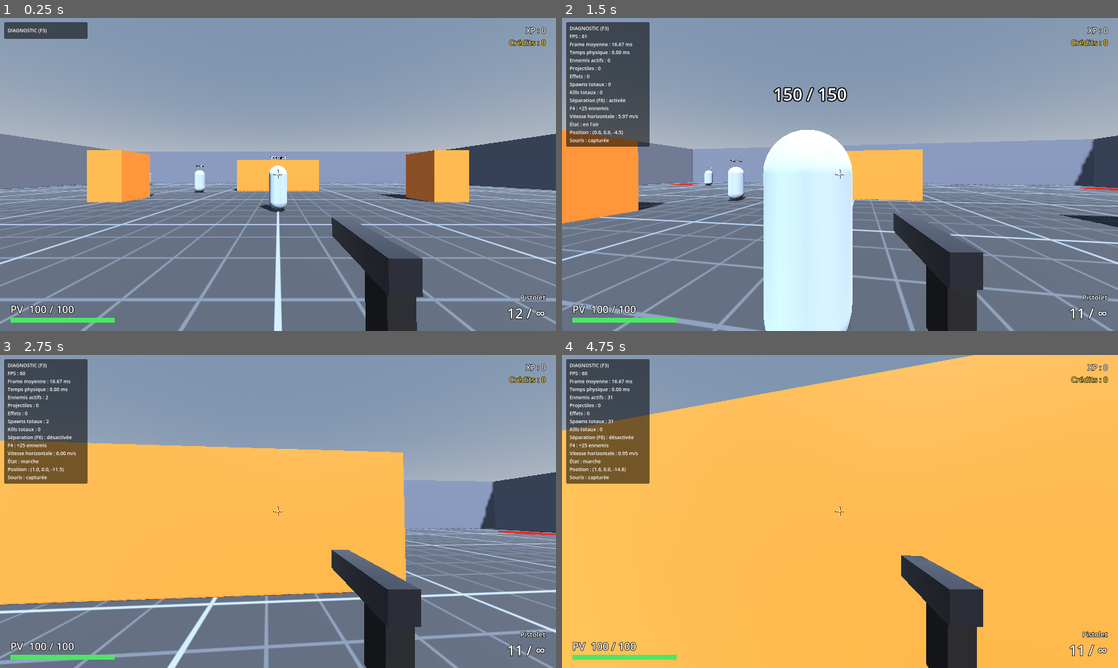
Above: before the commit, frames 1-4 (two rows, left to right).
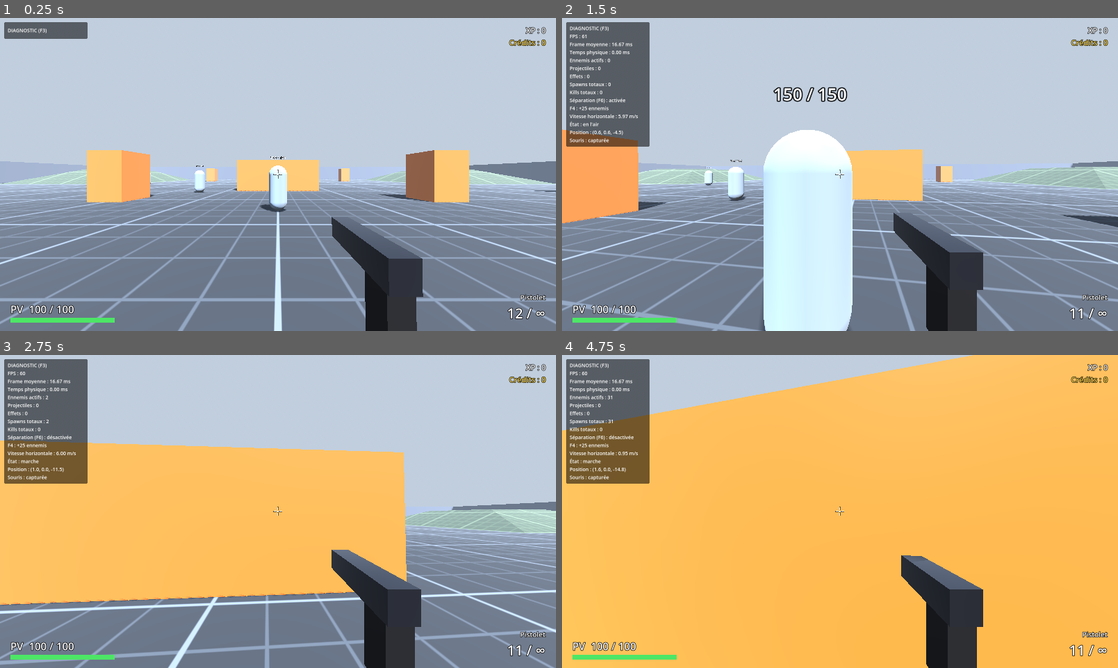
Above: after the commit, the same moments.

Repository: haleus11/fps-survivor-prototype
Game: Godot game, scene res://game/game.tscn
Two runs of this game, one before a commit and one after it. Both use one fixed random seed, a clock stepped at 60 frames per second and the inputs below.
Inputs (mouse positions are in pixels of both pictures, inside the frame that each line leads up to):
- Up to frame 1 (0.25 s): no input
- Up to frame 2 (1.5 s): move the mouse to (867, 174) at 0.52 s; press the mouse at (867, 174) at 0.53 s; hold W (move_forward) from 0.53 s (still down); tap Space (jump) at 0.77 s; move the mouse to (812, 174) at 1.27 s; release the mouse at (812, 174) at 1.28 s; tap Shift (sprint) at 1.35 s
- Up to frame 3 (2.75 s): keep holding W (move_forward); tap Space (jump) at 1.52 s; move the mouse to (289, 505) at 2.02 s; hold F6 (toggle_separation) from 2.03 s (still down)
- Up to frame 4 (4.75 s): keep holding W (move_forward); move the mouse to (834, 517) at 2.77 s; release F6 (toggle_separation) at 2.78 s; tap 1 (weapon_1) at 2.85 s; tap Space (jump) at 3.02, 3.77, 4.52 s; move the mouse to (878, 514) at 3.52 s; hold 2 (weapon_2) 3.53-4.28 s; tap F4 (debug_spawn_burst) at 4.15 s; move the mouse to (795, 508) at 4.27 s; tap 3 (weapon_3) at 4.35 s

The runs differ from the first frame. In frame 1, 57% of the frame differs, in the area x 0-100%, y 0-63%; in frame 2, 50%; in frame 3, 36%; in frame 4, 7.5%.

Commit message:
Jalon 3 : arène agrandie avec relief, ennemis ralentis

Diff:
--- a/arena/arena.tscn
+++ b/arena/arena.tscn
@@ -1,8 +1,10 @@
-[gd_scene load_steps=22 format=3]
+[gd_scene load_steps=24 format=3]
 
 [ext_resource type="Shader" path="res://arena/grid_floor.gdshader" id="1_grid"]
+[ext_resource type="Script" path="res://arena/slope_block.gd" id="2_slope"]
 
 [sub_resource type="ProceduralSkyMaterial" id="SkyMat"]
+
 
 [sub_resource type="Sky" id="Sky"]
 sky_material = SubResource("SkyMat")
@@ -11,6 +13,9 @@
 background_mode = 2
 sky = SubResource("Sky")
 tonemap_mode = 2
+fog_enabled = true
+fog_light_color = Color(0.62, 0.68, 0.76, 1)
+fog_density = 0.004
 
 [sub_resource type="StandardMaterial3D" id="Mat_wall"]
 albedo_color = Color(0.36, 0.39, 0.46, 1)
@@ -28,12 +33,19 @@
 render_priority = 0
 shader = ExtResource("1_grid")
 
+[sub_resource type="ShaderMaterial" id="Mat_relief"]
+render_priority = 0
+shader = ExtResource("1_grid")
+shader_parameter/base_color = Color(0.25, 0.30, 0.24, 1)
+shader_parameter/line_color = Color(0.33, 0.39, 0.31, 1)
+shader_parameter/major_line_color = Color(0.45, 0.52, 0.42, 1)
+
 [sub_resource type="PlaneMesh" id="Mesh_floor"]
 material = SubResource("Mat_floor")
-size = Vector2(60, 60)
+size = Vector2(100, 100)
 
 [sub_resource type="BoxShape3D" id="Shape_floor"]
-size = Vector3(62, 1, 62)
+size = Vector3(102, 1, 102)
 
 [sub_resource type="CylinderMesh" id="Mesh_spawn_pad"]
 material = SubResource("Mat_spawn_pad")
@@ -44,18 +56,18 @@
 rings = 1
 
 [sub_resource type="BoxShape3D" id="Shape_wall_ns"]
-size = Vector3(62, 6, 1)
+size = Vector3(102, 4, 1)
 
 [sub_resource type="BoxMesh" id="Mesh_wall_ns"]
 material = SubResource("Mat_wall")
-size = Vector3(62, 6, 1)
+size = Vector3(102, 4, 1)
 
 [sub_resource type="BoxShape3D" id="Shape_wall_ew"]
-size = Vector3(1, 6, 62)
+size = Vector3(1, 4, 102)
 
 [sub_resource type="BoxMesh" id="Mesh_wall_ew"]
 material = SubResource("Mat_wall")
-size = Vector3(1, 6, 62)
+size = Vector3(1, 4, 102)
 
 [sub_resource type="BoxShape3D" id="Shape_pillar"]
 size = Vector3(2, 3, 2)
@@ -86,7 +98,7 @@
 [node name="Sun" type="DirectionalLight3D" parent="."]
 rotation = Vector3(-0.959931, 0.523599, 0)
 shadow_enabled = true
-directional_shadow_max_distance = 80.0
+directional_shadow_max_distance = 100.0
 
 [node name="Floor" type="StaticBody3D" parent="."]
 
@@ -100,7 +112,7 @@
 [node name="Walls" type="Node3D" parent="."]
 
 [node name="WallNorth" type="StaticBody3D" parent="Walls"]
-transform = Transform3D(1, 0, 0, 0, 1, 0, 0, 0, 1, 0, 3, -30.5)
+transform = Transform3D(1, 0, 0, 0, 1, 0, 0, 0, 1, 0, 2, -50.5)
 
 [node name="Collision" type="CollisionShape3D" parent="Walls/WallNorth"]
 shape = SubResource("Shape_wall_ns")
@@ -109,7 +121,7 @@
 mesh = SubResource("Mesh_wall_ns")
 
 [node name="WallSouth" type="StaticBody3D" parent="Walls"]
-transform = Transform3D(1, 0, 0, 0, 1, 0, 0, 0, 1, 0, 3, 30.5)
+transform = Transform3D(1, 0, 0, 0, 1, 0, 0, 0, 1, 0, 2, 50.5)
 
 [node name="Collision" type="CollisionShape3D" parent="Walls/WallSouth"]
 shape = SubResource("Shape_wall_ns")
@@ -118,7 +130,7 @@
 mesh = SubResource("Mesh_wall_ns")
 
 [node name="WallEast" type="StaticBody3D" parent="Walls"]
-transform = Transform3D(1, 0, 0, 0, 1, 0, 0, 0, 1, 30.5, 3, 0)
+transform = Transform3D(1, 0, 0, 0, 1, 0, 0, 0, 1, 50.5, 2, 0)
 
 [node name="Collision" type="CollisionShape3D" parent="Walls/WallEast"]
 shape = SubResource("Shape_wall_ew")
@@ -127,7 +139,7 @@
 mesh = SubResource("Mesh_wall_ew")
 
 [node name="WallWest" type="StaticBody3D" parent="Walls"]
-transform = Transform3D(1, 0, 0, 0, 1, 0, 0, 0, 1, -30.5, 3, 0)
+transform = Transform3D(1, 0, 0, 0, 1, 0, 0, 0, 1, -50.5, 2, 0)
 
 [node name="Collision" type="CollisionShape3D" parent="Walls/WallWest"]
 shape = SubResource("Shape_wall_ew")
@@ -209,10 +221,166 @@
 [node name="Mesh" type="MeshInstance3D" parent="Obstacles/BlockWest"]
 mesh = SubResource("Mesh_block")
 
+[node name="OuterPillar1" type="StaticBody3D" parent="Obstacles"]
+transform = Transform3D(1, 0, 0, 0, 1, 0, 0, 0, 1, 16, 1.5, -38)
+
+[node name="Collision" type="CollisionShape3D" parent="Obstacles/OuterPillar1"]
+shape = SubResource("Shape_pillar")
+
+[node name="Mesh" type="MeshInstance3D" parent="Obstacles/OuterPillar1"]
+mesh = SubResource("Mesh_pillar")
+
+[node name="OuterPillar2" type="StaticBody3D" parent="Obstacles"]
+transform = Transform3D(1, 0, 0, 0, 1, 0, 0, 0, 1, -16, 1.5, -38)
+
+[node name="Collision" type="CollisionShape3D" parent="Obstacles/OuterPillar2"]
+shape = SubResource("Shape_pillar")
+
+[node name="Mesh" type="MeshInstance3D" parent="Obstacles/OuterPillar2"]
+mesh = SubResource("Mesh_pillar")
+
+[node name="OuterPillar3" type="StaticBody3D" parent="Obstacles"]
+transform = Transform3D(1, 0, 0, 0, 1, 0, 0, 0, 1, 16, 1.5, 38)
+
+[node name="Collision" type="CollisionShape3D" parent="Obstacles/OuterPillar3"]
+shape = SubResource("Shape_pillar")
+
+[node name="Mesh" type="MeshInstance3D" parent="Obstacles/OuterPillar3"]
+mesh = SubResource("Mesh_pillar")
+
+[node name="OuterPillar4" type="StaticBody3D" parent="Obstacles"]
+transform = Transform3D(1, 0, 0, 0, 1, 0, 0, 0, 1, -16, 1.5, 38)
+
+[node name="Collision" type="CollisionShape3D" parent="Obstacles/OuterPillar4"]
+shape = SubResource("Shape_pillar")
+
+[node name="Mesh" type="MeshInstance3D" parent="Obstacles/OuterPillar4"]
+mesh = SubResource("Mesh_pillar")
+
+[node name="OuterPillar5" type="StaticBody3D" parent="Obstacles"]
+transform = Transform3D(1, 0, 0, 0, 1, 0, 0, 0, 1, 38, 1.5, 16)
+
+[node name="Collision" type="CollisionShape3D" parent="Obstacles/OuterPillar5"]
+shape = SubResource("Shape_pillar")
+
+[node name="Mesh" type="MeshInstance3D" parent="Obstacles/OuterPillar5"]
+mesh = SubResource("Mesh_pillar")
+
+[node name="OuterPillar6" type="StaticBody3D" parent="Obstacles"]
+transform = Transform3D(1, 0, 0, 0, 1, 0, 0, 0, 1, 38, 1.5, -16)
+
+[node name="Collision" type="CollisionShape3D" parent="Obstacles/OuterPillar6"]
+shape = SubResource("Shape_pillar")
+
+[node name="Mesh" type="MeshInstance3D" parent="Obstacles/OuterPillar6"]
+mesh = SubResource("Mesh_pillar")
+
+[node name="OuterPillar7" type="StaticBody3D" parent="Obstacles"]
+transform = Transform3D(1, 0, 0, 0, 1, 0, 0, 0, 1, -38, 1.5, 16)
+
+[node name="Collision" type="CollisionShape3D" parent="Obstacles/OuterPillar7"]
+shape = SubResource("Shape_pillar")
+
+[node name="Mesh" type="MeshInstance3D" parent="Obstacles/OuterPillar7"]
+mesh = SubResource("Mesh_pillar")
+
+[node name="OuterPillar8" type="StaticBody3D" parent="Obstacles"]
+transform = Transform3D(1, 0, 0, 0, 1, 0, 0, 0, 1, -38, 1.5, -16)
+
+[node name="Collision" type="CollisionShape3D" parent="Obstacles/OuterPillar8"]
+shape = SubResource("Shape_pillar")
+
+[node name="Mesh" type="MeshInstance3D" parent="Obstacles/OuterPillar8"]
+mesh = SubResource("Mesh_pillar")
+
+[node name="OuterBlockNE" type="StaticBody3D" parent="Obstacles"]
+transform = Transform3D(1, 0, 0, 0, 1, 0, 0, 0, 1, 28, 1.5, -12)
+
+[node name="Collision" type="CollisionShape3D" parent="Obstacles/OuterBlockNE"]
+shape = SubResource("Shape_block")
+
+[node name="Mesh" type="MeshInstance3D" parent="Obstacles/OuterBlockNE"]
+mesh = SubResource("Mesh_block")
+
+[node name="OuterBlockSW" type="StaticBody3D" parent="Obstacles"]
+transform = Transform3D(1, 0, 0, 0, 1, 0, 0, 0, 1, -28, 1.5, 12)
+
+[node name="Collision" type="CollisionShape3D" parent="Obstacles/OuterBlockSW"]
+shape = SubResource("Shape_block")
+
+[node name="Mesh" type="MeshInstance3D" parent="Obstacles/OuterBlockSW"]
+mesh = SubResource("Mesh_block")
+
+[node name="Relief" type="Node3D" parent="."]
+
+[node name="HillNE" type="StaticBody3D" parent="Relief"]
+transform = Transform3D(1, 0, 0, 0, 1, 0, 0, 0, 1, 35, 0, -35)
+script = ExtResource("2_slope")
+base_size = Vector2(20, 20)
+top_size = Vector2(8, 8)
+height = 2.5
+material = SubResource("Mat_relief")
+
+[node name="HillNW" type="StaticBody3D" parent="Relief"]
+transform = Transform3D(1, 0, 0, 0, 1, 0, 0, 0, 1, -35, 0, -35)
+script = ExtResource("2_slope")
+base_size = Vector2(20, 20)
+top_size = Vector2(8, 8)
+height = 2.5
+material = SubResource("Mat_relief")
+
+[node name="HillSE" type="StaticBody3D" parent="Relief"]
+transform = Transform3D(1, 0, 0, 0, 1, 0, 0, 0, 1, 35, 0, 35)
+script = ExtResource("2_slope")
+base_size = Vector2(20, 20)
+top_size = Vector2(8, 8)
+height = 2.5
+material = SubResource("Mat_relief")
+
+[node name="HillSW" type="StaticBody3D" parent="Relief"]
+transform = Transform3D(1, 0, 0, 0, 1, 0, 0, 0, 1, -35, 0, 35)
+script = ExtResource("2_slope")
+base_size = Vector2(20, 20)
+top_size = Vector2(8, 8)
+height = 2.5
+material = SubResource("Mat_relief")
+
+[node name="RidgeNorth" type="StaticBody3D" parent="Relief"]
+transform = Transform3D(1, 0, 0, 0, 1, 0, 0, 0, 1, 0, 0, -36)
+script = ExtResource("2_slope")
+base_size = Vector2(16, 9)
+top_size = Vector2(10, 2)
+height = 1.8
+material = SubResource("Mat_relief")
+
+[node name="RidgeSouth" type="StaticBody3D" parent="Relief"]
+transform = Transform3D(1, 0, 0, 0, 1, 0, 0, 0, 1, 0, 0, 36)
+script = ExtResource("2_slope")
+base_size = Vector2(16, 9)
+top_size = Vector2(10, 2)
+height = 1.8
+material = SubResource("Mat_relief")
+
+[node name="RidgeEast" type="StaticBody3D" parent="Relief"]
+transform = Transform3D(1, 0, 0, 0, 1, 0, 0, 0, 1, 36, 0, 0)
+script = ExtResource("2_slope")
+base_size = Vector2(9, 16)
+top_size = Vector2(2, 10)
+height = 1.8
+material = SubResource("Mat_relief")
+
+[node name="RidgeWest" type="StaticBody3D" parent="Relief"]
+transform = Transform3D(1, 0, 0, 0, 1, 0, 0, 0, 1, -36, 0, 0)
+script = ExtResource("2_slope")
+base_size = Vector2(9, 16)
+top_size = Vector2(2, 10)
+height = 1.8
+material = SubResource("Mat_relief")
+
 [node name="SpawnZones" type="Node3D" parent="."]
 
 [node name="SpawnPoint1" type="Marker3D" parent="SpawnZones" groups=["spawn_points"]]
-transform = Transform3D(1, 0, 0, 0, 1, 0, 0, 0, 1, -25, 0, -25)
+transform = Transform3D(1, 0, 0, 0, 1, 0, 0, 0, 1, -47, 0, -47)
 
 [node name="Pad" type="MeshInstance3D" parent="SpawnZones/SpawnPoint1"]
 transform = Transform3D(1, 0, 0, 0, 1, 0, 0, 0, 1, 0, 0.02, 0)
@@ -220,7 +388,7 @@
 mesh = SubResource("Mesh_spawn_pad")
 
 [node name="SpawnPoint2" type="Marker3D" parent="SpawnZones" groups=["spawn_points"]]
-transform = Transform3D(1, 0, 0, 0, 1, 0, 0, 0, 1, 0, 0, -26)
+transform = Transform3D(1, 0, 0, 0, 1, 0, 0, 0, 1, 0, 0, -47)
 
 [node name="Pad" type="MeshInstance3D" parent="SpawnZones/SpawnPoint2"]
 transform = Transform3D(1, 0, 0, 0, 1, 0, 0, 0, 1, 0, 0.02, 0)
@@ -228,7 +396,7 @@
 mesh = SubResource("Mesh_spawn_pad")
 
 [node name="SpawnPoint3" type="Marker3D" parent="SpawnZones" groups=["spawn_points"]]
-transform = Transform3D(1, 0, 0, 0, 1, 0, 0, 0, 1, 25, 0, -25)
+transform = Transform3D(1, 0, 0, 0, 1, 0, 0, 0, 1, 47, 0, -47)
 
 [node name="Pad" type="MeshInstance3D" parent="SpawnZones/SpawnPoint3"]
 transform = Transform3D(1, 0, 0, 0, 1, 0, 0, 0, 1, 0, 0.02, 0)
@@ -236,7 +404,7 @@
 mesh = SubResource("Mesh_spawn_pad")
 
 [node name="SpawnPoint4" type="Marker3D" parent="SpawnZones" groups=["spawn_points"]]
-transform = Transform3D(1, 0, 0, 0, 1, 0, 0, 0, 1, 26, 0, 0)
+transform = Transform3D(1, 0, 0, 0, 1, 0, 0, 0, 1, 47, 0, 0)
 
 [node name="Pad" type="MeshInstance3D" parent="SpawnZones/SpawnPoint4"]
 transform = Transform3D(1, 0, 0, 0, 1, 0, 0, 0, 1, 0, 0.02, 0)
@@ -244,7 +412,7 @@
 mesh = SubResource("Mesh_spawn_pad")
 
 [node name="SpawnPoint5" type="Marker3D" parent="SpawnZones" groups=["spawn_points"]]
-transform = Transform3D(1, 0, 0, 0, 1, 0, 0, 0, 1, 25, 0, 25)
+transform = Transform3D(1, 0, 0, 0, 1, 0, 0, 0, 1, 47, 0, 47)
 
 [node name="Pad" type="MeshInstance3D" parent="SpawnZones/SpawnPoint5"]
 transform = Transform3D(1, 0, 0, 0, 1, 0, 0, 0, 1, 0, 0.02, 0)
@@ -252,7 +420,7 @@
 mesh = SubResource("Mesh_spawn_pad")
 
 [node name="SpawnPoint6" type="Marker3D" parent="SpawnZones" groups=["spawn_points"]]
-transform = Transform3D(1, 0, 0, 0, 1, 0, 0, 0, 1, 0, 0, 26)
+transform = Transform3D(1, 0, 0, 0, 1, 0, 0, 0, 1, 0, 0, 47)
 
 [node name="Pad" type="MeshInstance3D" parent="SpawnZones/SpawnPoint6"]
 transform = Transform3D(1, 0, 0, 0, 1, 0, 0, 0, 1, 0, 0.02, 0)
@@ -260,7 +428,7 @@
 mesh = SubResource("Mesh_spawn_pad")
 
 [node name="SpawnPoint7" type="Marker3D" parent="SpawnZones" groups=["spawn_points"]]
-transform = Transform3D(1, 0, 0, 0, 1, 0, 0, 0, 1, -25, 0, 25)
+transform = Transform3D(1, 0, 0, 0, 1, 0, 0, 0, 1, -47, 0, 47)
 
 [node name="Pad" type="MeshInstance3D" parent="SpawnZones/SpawnPoint7"]
 transform = Transform3D(1, 0, 0, 0, 1, 0, 0, 0, 1, 0, 0.02, 0)
@@ -268,7 +436,7 @@
 mesh = SubResource("Mesh_spawn_pad")
 
 [node name="SpawnPoint8" type="Marker3D" parent="SpawnZones" groups=["spawn_points"]]
-transform = Transform3D(1, 0, 0, 0, 1, 0, 0, 0, 1, -26, 0, 0)
+transform = Transform3D(1, 0, 0, 0, 1, 0, 0, 0, 1, -47, 0, 0)
 
 [node name="Pad" type="MeshInstance3D" parent="SpawnZones/SpawnPoint8"]
 transform = Transform3D(1, 0, 0, 0, 1, 0, 0, 0, 1, 0, 0.02, 0)
--- /dev/null
+++ b/arena/slope_block.gd
@@ -0,0 +1,73 @@
+class_name SlopeBlock
+extends StaticBody3D
+## Relief praticable : tronc de pyramide (butte ou crête) aux pentes douces.
+## Le maillage et la collision sont construits au chargement à partir des dimensions.
+## Garder des pentes inférieures à 40° pour que le joueur et les ennemis puissent les gravir.
+
+@export var base_size: Vector2 = Vector2(20.0, 20.0)
+@export var top_size: Vector2 = Vector2(8.0, 8.0)
+@export var height: float = 2.5
+@export var material: Material
+
+var _vertices := PackedVector3Array()
+var _normals := PackedVector3Array()
+
+
+func _ready() -> void:
+	var bx: float = base_size.x * 0.5
+	var bz: float = base_size.y * 0.5
+	var tx: float = top_size.x * 0.5
+	var tz: float = top_size.y * 0.5
+	var b0 := Vector3(-bx, 0.0, -bz)
+	var b1 := Vector3(bx, 0.0, -bz)
+	var b2 := Vector3(bx, 0.0, bz)
+	var b3 := Vector3(-bx, 0.0, bz)
+	var t0 := Vector3(-tx, height, -tz)
+	var t1 := Vector3(tx, height, -tz)
+	var t2 := Vector3(tx, height, tz)
+	var t3 := Vector3(-tx, height, tz)
+	var center := Vector3(0.0, height * 0.5, 0.0)
+	var faces: Array = [
+		[t0, t1, t2, t3],
+		[b0, b1, t1, t0],
+		[b1, b2, t2, t1],
+		[b2, b3, t3, t2],
+		[b3, b0, t0, t3],
+	]
+	for face in faces:
+		_add_quad(face, center)
+	var arrays: Array = []
+	arrays.resize(Mesh.ARRAY_MAX)
+	arrays[Mesh.ARRAY_VERTEX] = _vertices
+	arrays[Mesh.ARRAY_NORMAL] = _normals
+	var mesh := ArrayMesh.new()
+	mesh.add_surface_from_arrays(Mesh.PRIMITIVE_TRIANGLES, arrays)
+	if material != null:
+		mesh.surface_set_material(0, material)
+	var mesh_instance := MeshInstance3D.new()
+	mesh_instance.mesh = mesh
+	add_child(mesh_instance)
+	var shape := ConvexPolygonShape3D.new()
+	shape.points = PackedVector3Array([b0, b1, b2, b3, t0, t1, t2, t3])
+	var collision := CollisionShape3D.new()
+	collision.shape = shape
+	add_child(collision)
+
+
+func _add_quad(quad: Array, center: Vector3) -> void:
+	var centroid: Vector3 = (quad[0] + quad[1] + quad[2] + quad[3]) * 0.25
+	_add_triangle(quad[0], quad[1], quad[2], centroid - center)
+	_add_triangle(quad[0], quad[2], quad[3], centroid - center)
+
+
+func _add_triangle(a: Vector3, b: Vector3, c: Vector3, outward: Vector3) -> void:
+	# Godot considère comme face avant un triangle dont les sommets tournent dans le sens horaire vu de l'extérieur.
+	var normal: Vector3 = (c - a).cross(b - a)
+	if normal.dot(outward) < 0.0:
+		var swap: Vector3 = b
+		b = c
+		c = swap
+		normal = -normal
+	normal = normal.normalized()
+	_vertices.append_array(PackedVector3Array([a, b, c]))
+	_normals.append_array(PackedVector3Array([normal, normal, normal]))
--- a/data/enemies/standard_enemy.tres
+++ b/data/enemies/standard_enemy.tres
@@ -10,7 +10,7 @@
 contact_damage = 10.0
 contact_interval = 0.75
 contact_reach = 0.3
-move_speed = 4.5
+move_speed = 3.8
 acceleration = 30.0
 turn_speed = 10.0
 gravity = 22.0
--- a/enemies/enemy_data.gd
+++ b/enemies/enemy_data.gd
@@ -14,7 +14,7 @@
 @export var contact_reach: float = 0.3
 
 @export_group("Déplacement")
-@export var move_speed: float = 4.5
+@export var move_speed: float = 3.8
 @export var acceleration: float = 30.0
 @export var turn_speed: float = 10.0
 @export var gravity: float = 22.0
--- a/project.godot
+++ b/project.godot
@@ -1,10 +1,5 @@
 ; Engine configuration file.
-; It's best edited using the editor UI and not directly,
-; since the parameters that go here are not all obvious.
-;
-; Format:
-;   [section] ; section goes between []
-;   param=value ; assign values to parameters
+; Prototype FPS Survivor-like.
 
 config_version=5
 
--- a/systems/debug_spawner.gd
+++ b/systems/debug_spawner.gd
@@ -13,13 +13,16 @@
 @export var start_delay: float = 2.0
 @export var min_distance: float = 14.0
 @export var max_distance: float = 24.0
-@export var arena_half_extent: float = 27.0
+@export var arena_half_extent: float = 47.0
+## Hauteur de sol maximale acceptée : évite d'apparaître sur le dessus d'un pilier ou d'un bloc.
+@export var max_ground_height: float = 2.6
 @export var max_attempts: int = 10
 
 var _timer: float = 0.0
 var _pending_burst: int = 0
 var _rng := RandomNumberGenerator.new()
 var _query := PhysicsShapeQueryParameters3D.new()
+var _ground_ray := PhysicsRayQueryParameters3D.new()
 
 
 func _ready() -> void:
@@ -28,6 +31,7 @@
 	var probe := SphereShape3D.new()
 	probe.radius = 0.7
 	_query.shape = probe
+	_ground_ray.collision_mask = 1
 	# Monde + joueur : on n'apparaît ni dans un obstacle ni sur le joueur.
 	_query.collision_mask = 1 | 2
 
@@ -75,8 +79,18 @@
 		var candidate: Vector3 = player.global_position + Vector3(cos(angle), 0.0, sin(angle)) * distance
 		if absf(candidate.x) > arena_half_extent or absf(candidate.z) > arena_half_extent:
 			continue
-		candidate.y = 0.05
-		_query.transform = Transform3D(Basis.IDENTITY, candidate + Vector3(0.0, 0.95, 0.0))
+		# Le sol n'est plus plat : on cherche sa hauteur sous le point candidat.
+		# Hauteurs absolues : le candidat hérite de la hauteur du joueur, qui peut être sur une butte.
+		_ground_ray.from = Vector3(candidate.x, 10.0, candidate.z)
+		_ground_ray.to = Vector3(candidate.x, -2.0, candidate.z)
+		var ground: Dictionary = space.intersect_ray(_ground_ray)
+		if ground.is_empty():
+			continue
+		var ground_position: Vector3 = ground["position"]
+		if ground_position.y > max_ground_height:
+			continue
+		candidate.y = ground_position.y + 0.05
+		_query.transform = Transform3D(Basis.IDENTITY, candidate + Vector3(0.0, 1.2, 0.0))
 		if space.intersect_shape(_query, 1).is_empty():
 			return candidate
 	return Vector3.INF
--- a/tests/milestone1_test.gd
+++ b/tests/milestone1_test.gd
@@ -103,7 +103,7 @@
 
 
 func _test_wall_collision() -> void:
-	_teleport(Vector3(20.0, 0.05, -24.0))
+	_teleport(Vector3(20.0, 0.05, -44.0))
 	await _wait_physics(5)
 	Input.action_press("move_forward")
 	Input.action_press("sprint")
@@ -111,7 +111,7 @@
 	Input.action_release("move_forward")
 	Input.action_release("sprint")
 	var z: float = _player.global_position.z
-	_check(z > -30.0 + 0.35 and z < -29.0, "Collision avec le mur d'enceinte (z = %.2f)" % z)
+	_check(z > -50.0 + 0.35 and z < -49.0, "Collision avec le mur d'enceinte (z = %.2f)" % z)
 	await _wait_physics(15)
 
 
--- a/tests/milestone3_test.gd
+++ b/tests/milestone3_test.gd
@@ -1,6 +1,6 @@
 extends Node
 ## Test automatisé du jalon 3 : ennemis, poursuite, contact, invulnérabilité, récompenses,
-## pool, soin, séparation, charge de 150 ennemis, contournement d'obstacle et défaite.
+## pool, soin, séparation, charge de 150 ennemis, contournement d'obstacle, relief et défaite.
 ## Lancement : godot --headless --path <dossier_du_projet> res://tests/milestone3_test.tscn
 
 const GAME_SCENE: PackedScene = preload("res://game/game.tscn")
@@ -58,6 +58,7 @@
 	await _test_separation()
 	await _test_stress()
 	await _test_obstacle_detour()
+	await _test_relief()
 	await _test_game_over()
 
 
@@ -196,7 +197,7 @@
 	var escaped: int = 0
 	for enemy in _manager.get_active_enemies():
 		var at: Vector3 = enemy.global_position
-		if at.y < -1.0 or absf(at.x) > 30.0 or absf(at.z) > 30.0:
+		if at.y < -1.0 or absf(at.x) > 50.0 or absf(at.z) > 50.0:
 			escaped += 1
 	_check(escaped == 0, "Aucun ennemi hors de l'arène ou sous le sol")
 	_manager.clear_enemies()
@@ -215,6 +216,35 @@
 			reached = true
 			break
 	_check(reached, "L'ennemi contourne la barrière pour atteindre le joueur")
+
+
+func _test_relief() -> void:
+	await _reset_scene_state()
+	# Butte nord-est : base 20 × 20 m centrée en (35, -35), plateau de 8 × 8 m à 2,5 m de haut.
+	_player.global_position = Vector3(35.0, PLAYER_START.y, -20.0)
+	await _wait_physics(5)
+	Input.action_press("move_forward")
+	await _wait_physics(150)
+	Input.action_release("move_forward")
+	await _wait_physics(20)
+	var top_y: float = _player.global_position.y
+	_check(top_y > 2.2, "Le joueur gravit la butte (y = %.2f)" % top_y)
+	var enemy: Enemy = _manager.spawn_enemy(_enemy_data, Vector3(35.0, ENEMY_Y, -18.0))
+	var reached: bool = false
+	for _frame in 480:
+		await _wait_physics(1)
+		_health.reset()
+		if _horizontal_distance(enemy) < 2.0 and enemy.global_position.y > 1.5:
+			reached = true
+			break
+	_check(reached, "L'ennemi gravit la butte pour atteindre le joueur (y = %.2f)" % enemy.global_position.y)
+	_manager.clear_enemies()
+	var points: int = 0
+	for _attempt in 40:
+		var point: Vector3 = _spawner.find_spawn_point()
+		if point != Vector3.INF and point.y < _spawner.max_ground_height + 0.1:
+			points += 1
+	_check(points >= 30, "Points d'apparition trouvés près du relief (%d / 40)" % points)
 
 
 func _test_game_over() -> void:
Not shown, added: arena/slope_block.gd.uid
